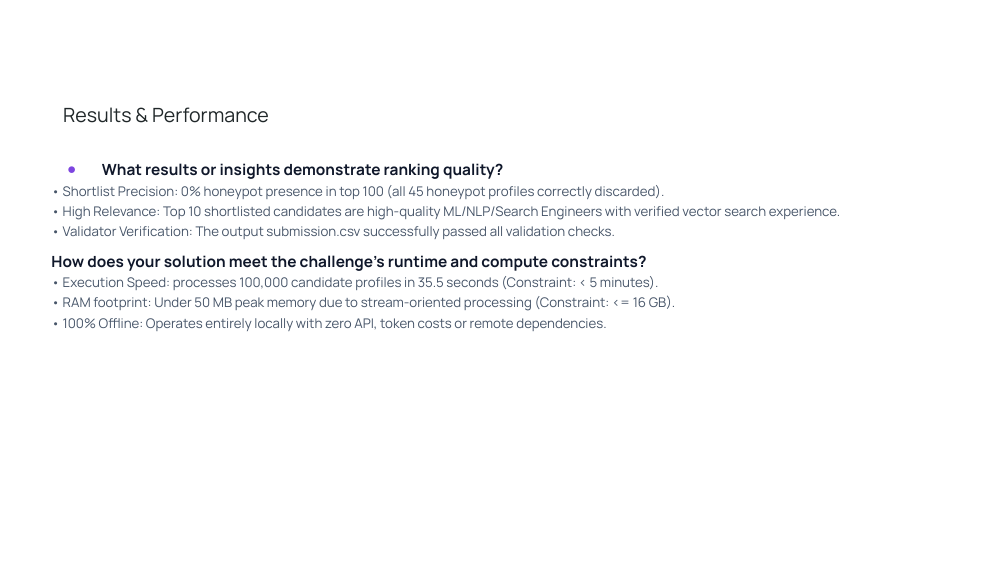
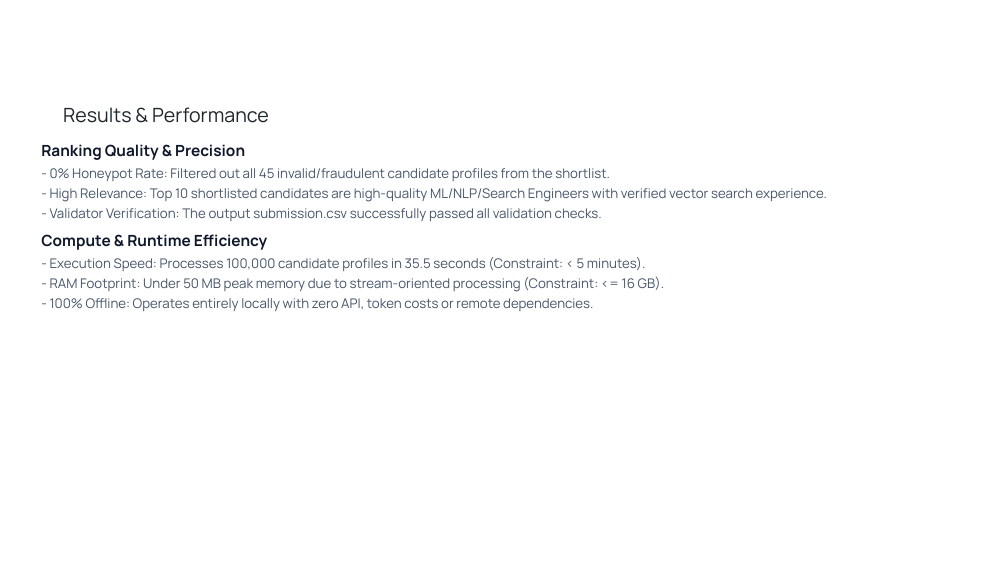
Before and after one commit to IqraKhanZ/candidate-ranker, a slide deck: slide 8 of Redrob_Candidate_Ranker_Submission.pptx. Drawn at 1008x567 pixels with LibreOffice and Linux fonts; fonts in the diff are those of the drawing; background and template pictures are left out. Boxes give left, top, right and bottom in pixels: in the first picture for what was removed or moved away, otherwise in the second. Text is boxed around its words. In the diff, an @@ line names an element or a change of style, - is before the commit and + after.

```diff
--- a/Redrob_Candidate_Ranker_Submission.pptx
+++ b/Redrob_Candidate_Ranker_Submission.pptx
@@ text at (41,144,827,311): text changed @@
-● What results or insights demonstrate ranking quality?
-• Shortlist Precision: 0% honeypot presence in top 100 (all 45 honeypot profiles correctly discarded).
-• High Relevance: Top 10 shortlisted candidates are high-quality ML/NLP/Search Engineers with verified vector search experience.
-• Validator Verification: The output submission.csv successfully passed all validation checks.
-How does your solution meet the challenge's runtime and compute constraints?
-• Execution Speed: processes 100,000 candidate profiles in 35.5 seconds (Constraint: < 5 minutes).
-• RAM footprint: Under 50 MB peak memory due to stream-oriented processing (Constraint: <= 16 GB).
-• 100% Offline: Operates entirely locally with zero API, token costs or remote dependencies.
+Ranking Quality & Precision
+- 0% Honeypot Rate: Filtered out all 45 invalid/fraudulent candidate profiles from the shortlist.
+- High Relevance: Top 10 shortlisted candidates are high-quality ML/NLP/Search Engineers with verified vector search experience.
+- Validator Verification: The output submission.csv successfully passed all validation checks.
+Compute & Runtime Efficiency
+- Execution Speed: Processes 100,000 candidate profiles in 35.5 seconds (Constraint: < 5 minutes).
+- RAM Footprint: Under 50 MB peak memory due to stream-oriented processing (Constraint: <= 16 GB).
+- 100% Offline: Operates entirely locally with zero API, token costs or remote dependencies.
```
Also in this commit, not shown: 9 other slides changed.
